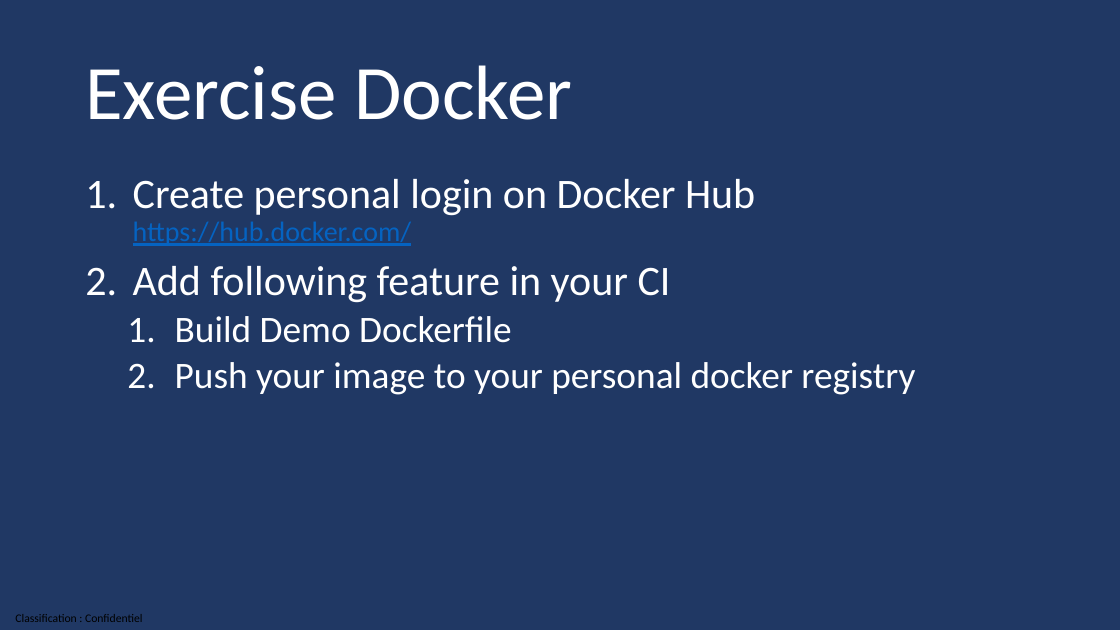
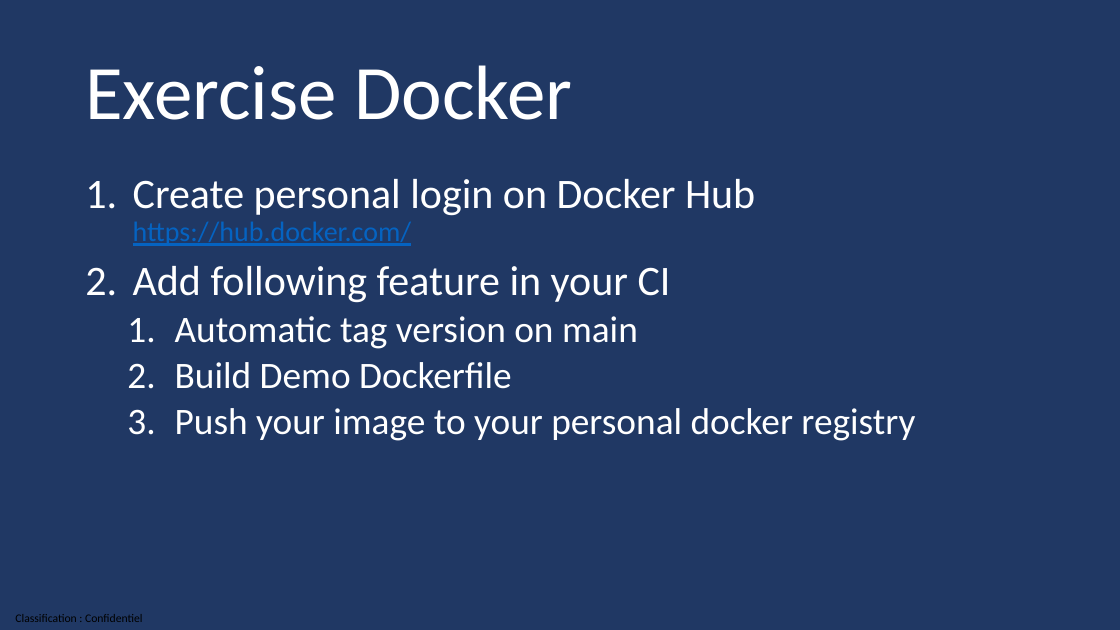
Before and after one commit to guillaume-chervet/course.dotnet, a slide deck: slide 122 of documentations/dotnet8.pptx. Drawn at 1120x630 pixels with LibreOffice and Linux fonts; fonts in the diff are those of the drawing. Boxes give left, top, right and bottom in pixels: in the first picture for what was removed or moved away, otherwise in the second. Text is boxed around its words. In the diff, an @@ line names an element or a change of style, - is before the commit and + after.

```diff
--- a/documentations/dotnet8.pptx
+++ b/documentations/dotnet8.pptx
@@ text at <box>175,316,638,349</box>: paragraph added @@
+  1. Automatic tag version on main
```
Also in this commit, not shown: 11 other slides changed, 1 slide added.
